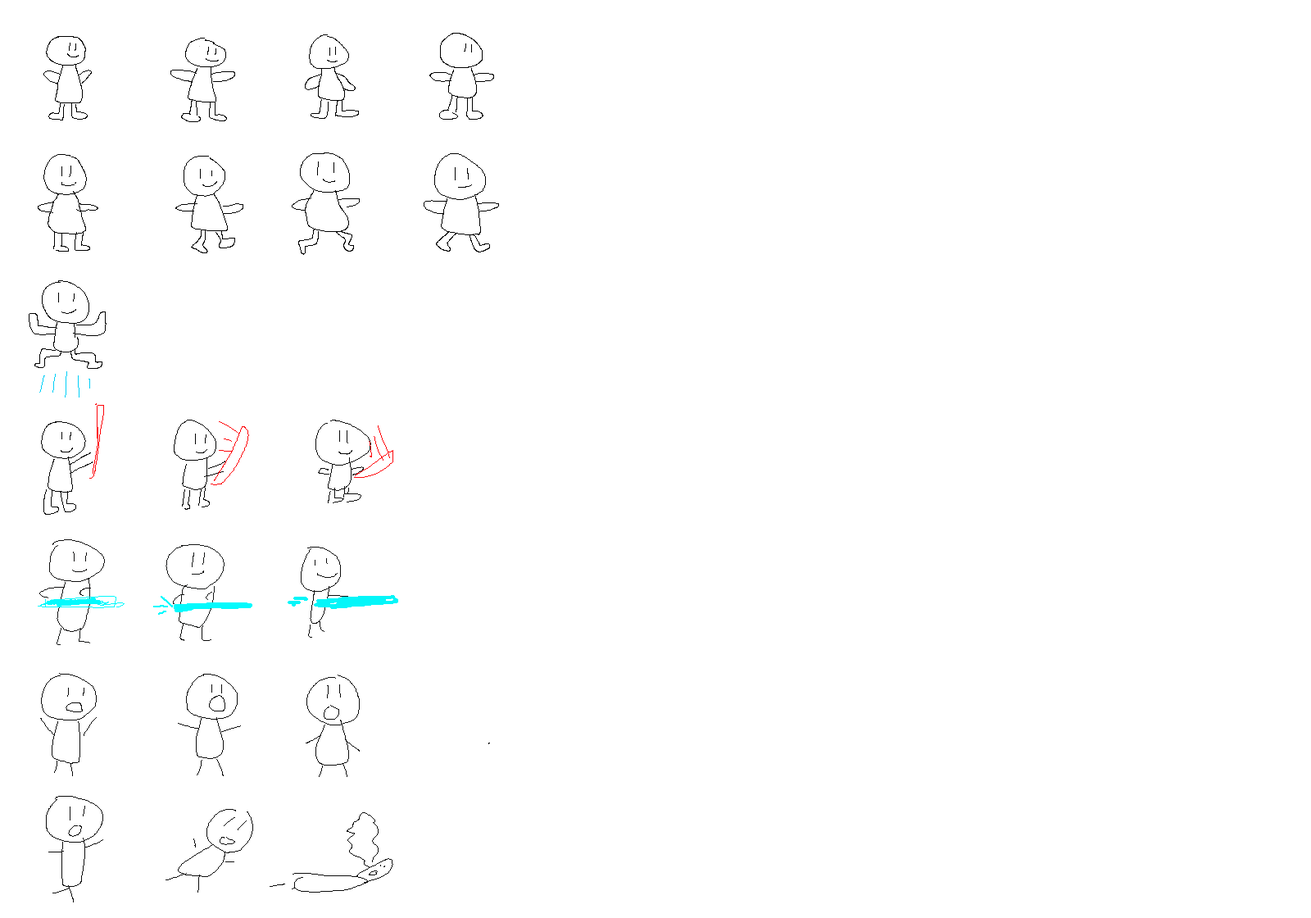
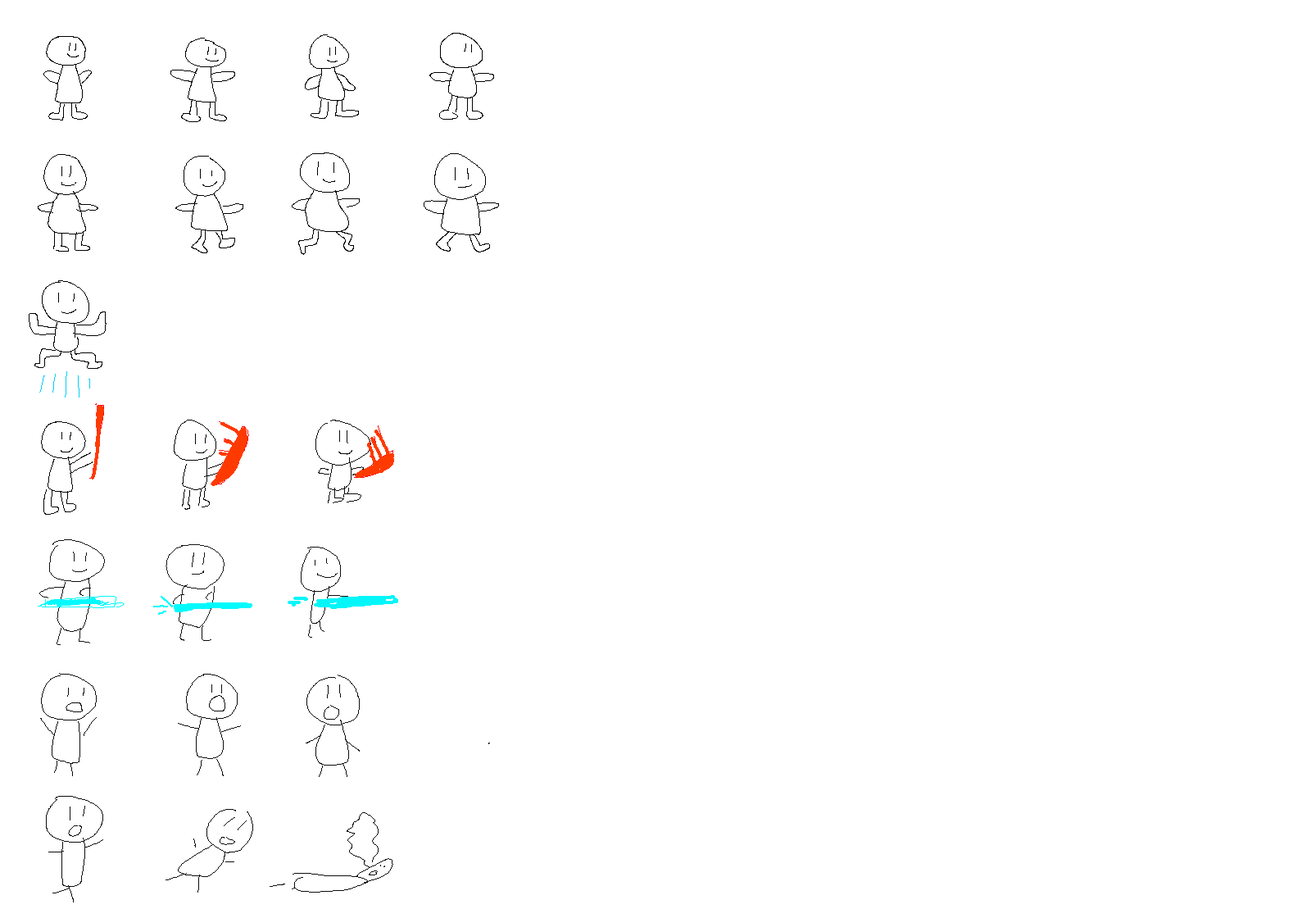
Layered file, before and after one edit (w=1311, h=918). Changes by layer:
painted on "Layer 0" over [90, 404, 395, 486]
